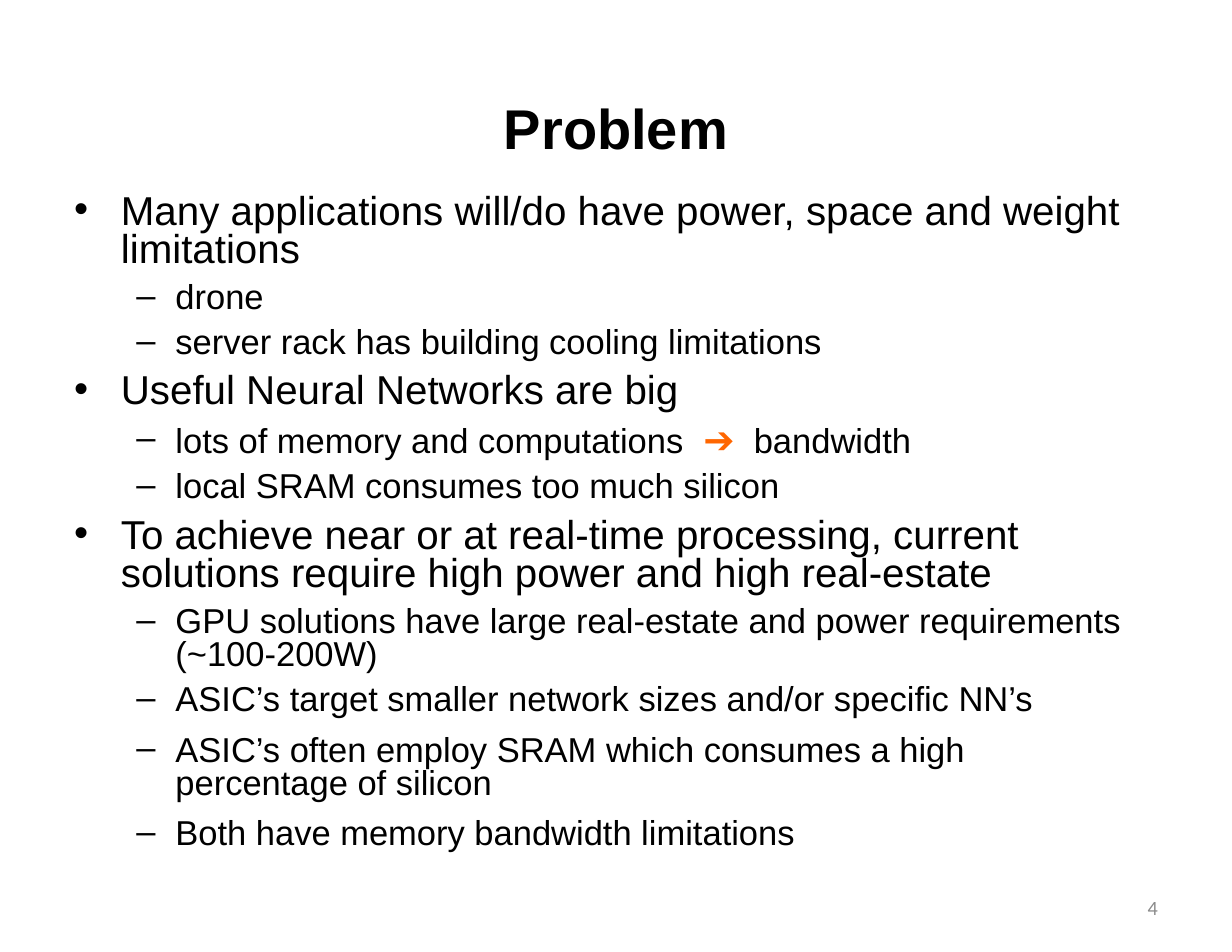
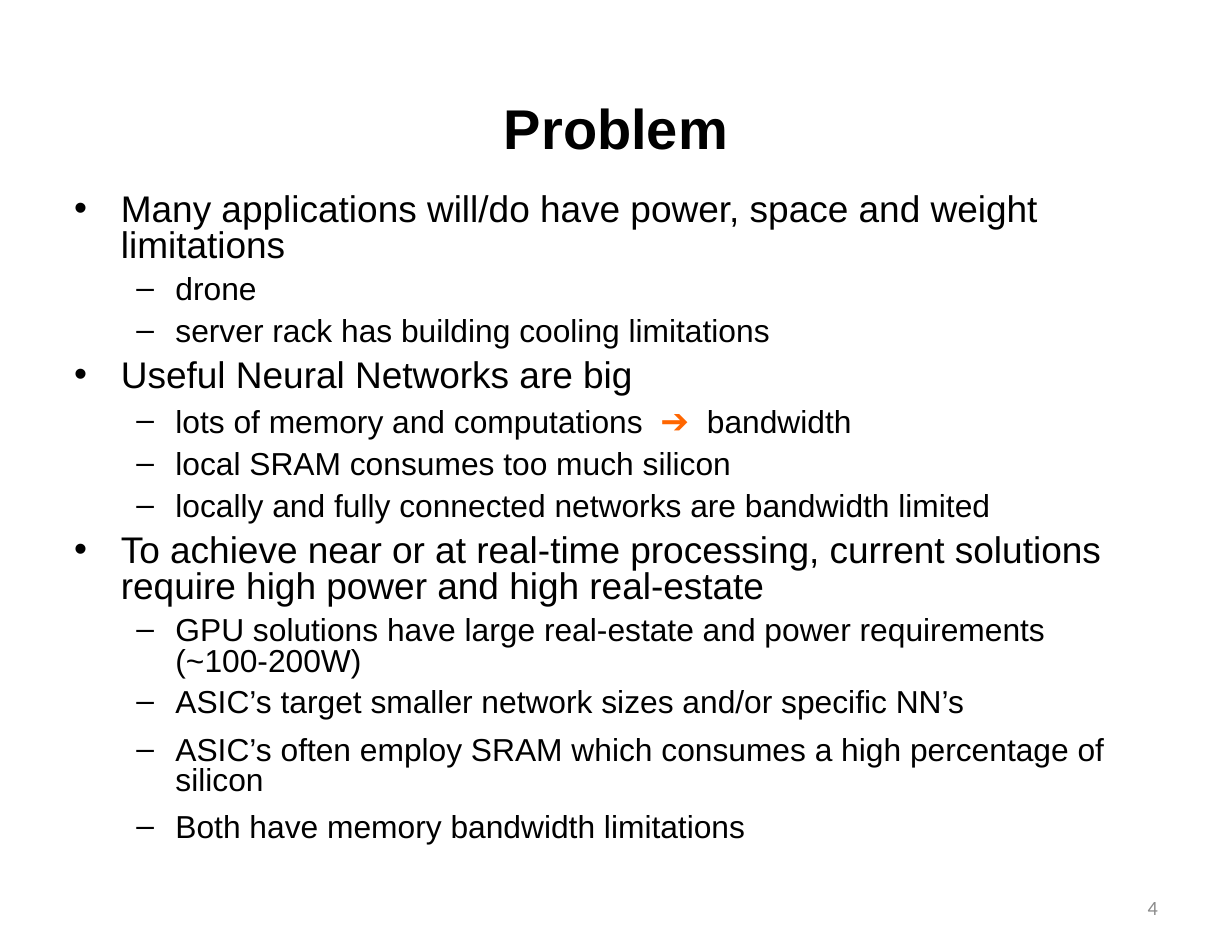
Before and after one commit to lbbaker5900/ece-cortical-MainResearch, a slide deck: slide 4 of 3DSystem/DOC/Status.pptx. Drawn at 1232x952 pixels with LibreOffice and Linux fonts; fonts in the diff are those of the drawing; background and template pictures are left out. Boxes give left, top, right and bottom in pixels: in the first picture for what was removed or moved away, otherwise in the second. Text is boxed around its words. In the diff, an @@ line names an element or a change of style, - is before the commit and + after.

```diff
--- a/3DSystem/DOC/Status.pptx
+++ b/3DSystem/DOC/Status.pptx
@@ text at [121, 195, 1104, 844]: size 25.9 to 23.8 pt in "Many applications will/do have power, space and ...", "Useful Neural Networks are big", "To achieve near or at real-time processing, ..."; size 22.2 to 20.4 pt in "drone", "server rack has building cooling limitations", "lots of memory and computations bandwidth", "local SRAM consumes too much silicon" and 4 more places; size 24.1 to 22.1 pt in "➔" @@
@@ text at [175, 494, 990, 523]: paragraph added @@
+  – locally and fully connected networks are bandwidth limited
```
Also in this commit, not shown: 2 slides added, 2 other files.
